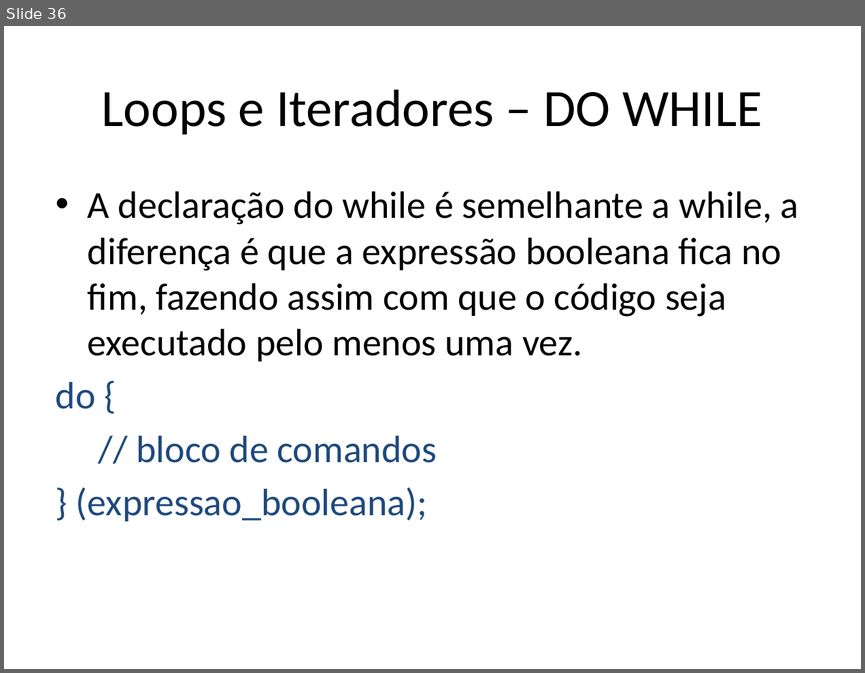
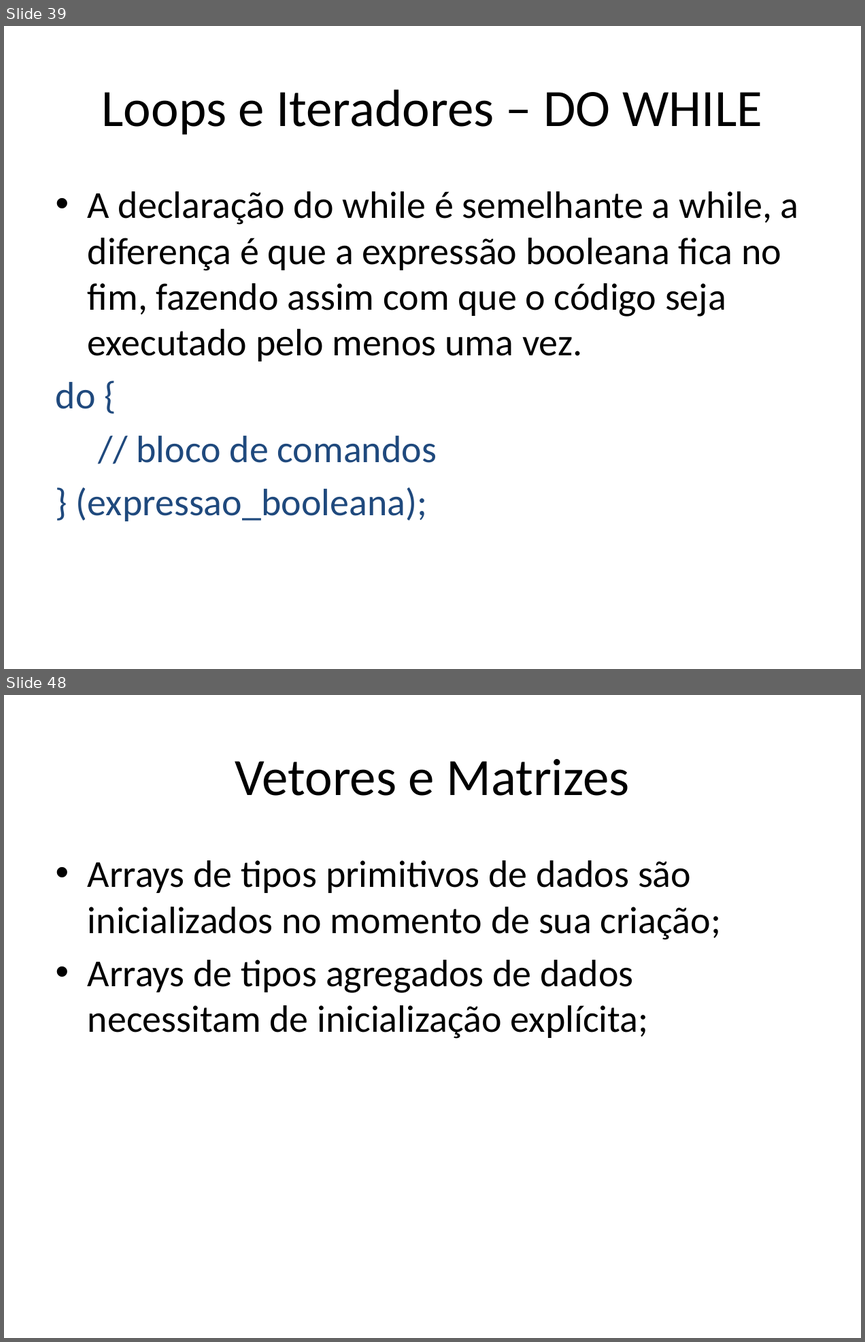
Before and after one commit to renanlessa/CursoJava, a slide deck: Documentos/Curso Java.pptx. Shown one above the other, each under a label of ours: slide 36 before the commit, slides 39 and 48 after it; the slides between them are not shown. The pictures are 865x673 and 865x1342 pixels, drawn with LibreOffice and Linux fonts; fonts in the diff are those of the drawing. Boxes give left, top, right and bottom in pixels: in the first picture for what was removed or moved away, otherwise in the second. Text is boxed around its words. In the diff, an @@ line names an element or a change of style, - is before the commit and + after.

```diff
--- a/Documentos/Curso Java.pptx
+++ b/Documentos/Curso Java.pptx
@@ slide 48 added at [4, 695, 861, 1338], background #FFFFFF @@
@@ title added at [235, 759, 629, 796], 44 pt, text #000000 @@
+Vetores e Matrizes
@@ text added at [88, 860, 721, 1038], 32 pt, text #000000 @@
+• Arrays de tipos primitivos de dados são inicializados no momento de sua criação;
+• Arrays de tipos agregados de dados necessitam de inicialização explícita;
@@ what was slide 36 is now slide 39 @@
```
Also in this commit, not shown: 12 other slides added, 44 other files.
